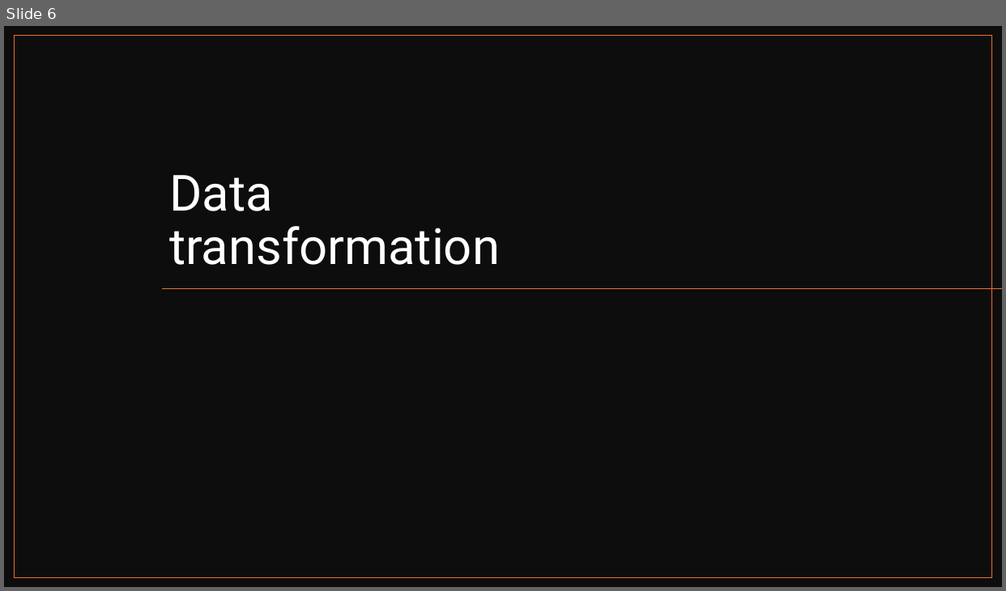
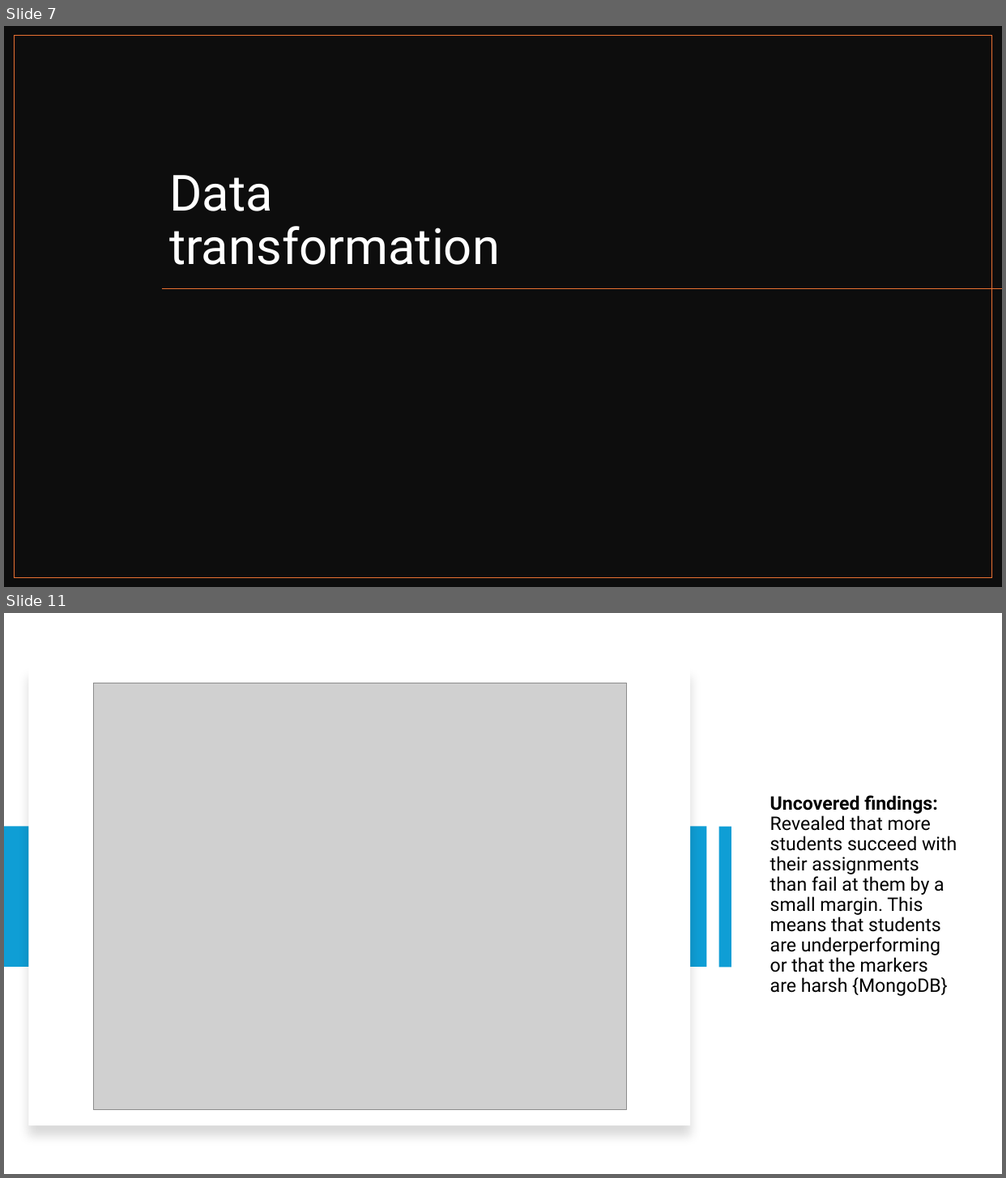
Before and after one commit to ProjectsKoryHasWorkedOn/2024_Grades_Dataset_R_Project, a slide deck: r_project_presentation.pptx. Shown one above the other, each under a label of ours: slide 6 before the commit, slides 7 and 11 after it; the slides between them are not shown. The pictures are 1006x591 and 1006x1178 pixels, drawn with LibreOffice and Linux fonts; fonts in the diff are those of the drawing; grey boxes stand for pictures. Boxes give left, top, right and bottom in pixels: in the first picture for what was removed or moved away, otherwise in the second. Text is boxed around its words. In the diff, an @@ line names an element or a change of style, - is before the commit and + after.

```diff
--- a/r_project_presentation.pptx
+++ b/r_project_presentation.pptx
@@ slide 11 added at [4, 613, 1002, 1174], background #FFFFFF @@
@@ rectangle added at [28, 667, 691, 1126], fill #FFFFFF @@
@@ picture added at [93, 683, 626, 1110] @@
@@ title added at [770, 795, 957, 996], 18 pt, text #000000 @@
+Uncovered findings: Revealed that more students succeed with their assignments than fail at them by a small margin. This means that students are underperforming or that the markers are harsh {MongoDB}
@@ rectangle added at [4, 827, 707, 968], fill #0F9ED5 @@
@@ rectangle added at [718, 827, 731, 968], fill #0F9ED5 @@
@@ what was slide 6 is now slide 7 @@
```
Also in this commit, not shown: 4 slides changed, 25 other slides added, 12 slides removed, 11 other files.
